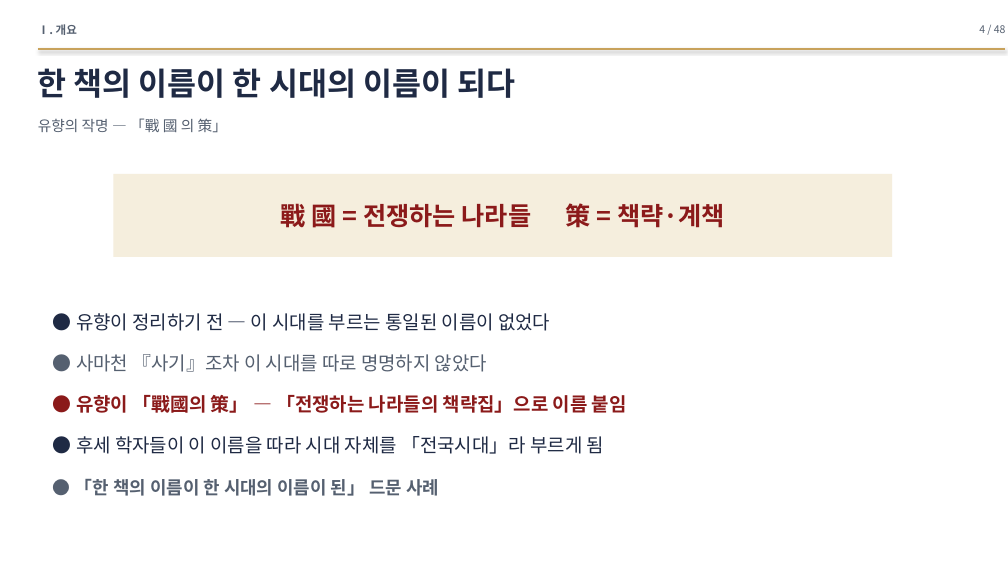
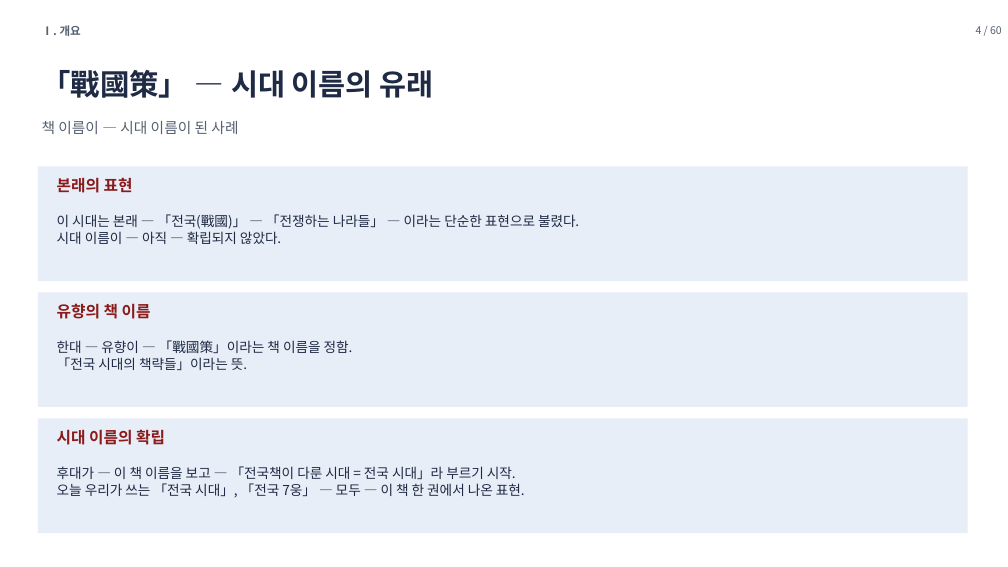
Before and after one commit to hpark1947/Oriental-Classics2, a slide deck: slide 4 of 발표자료/전국책.pptx. Drawn at 1008x567 pixels with LibreOffice and Linux fonts; fonts in the diff are those of the drawing. Boxes give left, top, right and bottom in pixels: in the first picture for what was removed or moved away, otherwise in the second. Text is boxed around its words. In the diff, an @@ line names an element or a change of style, - is before the commit and + after.

```diff
--- a/발표자료/전국책.pptx
+++ b/발표자료/전국책.pptx
@@ text "Ⅰ. 개요": place and size @@
-text "Ⅰ. 개요" at [38, 24, 77, 35]
+text "Ⅰ. 개요" at [42, 25, 81, 36]
@@ text at [976, 26, 1002, 34]: text changed @@
-4 / 48
+4 / 60
@@ line removed from (38, 49) to (1006, 49) @@
@@ text at [42, 70, 433, 98]: text changed; size 14 to 28 pt; text colour #556070 to #1F2A44; bold on @@
-유향의 작명 — 「戰 國 의 策」
+「戰國策」 — 시대 이름의 유래
@@ text at [42, 121, 238, 134]: text changed; size 30 to 14 pt; text colour #1F2A44 to #556070; bold off @@
-한 책의 이름이 한 시대의 이름이 되다
+책 이름이 — 시대 이름이 된 사례
@@ rectangle: place and size @@
-rectangle at [113, 174, 892, 257]
+rectangle at [38, 166, 968, 281]
@@ rectangle at [38, 166, 968, 281]: fill #F5EEDD to #E8EEF7 @@
@@ text added at [57, 177, 133, 193], 15 pt, text #8B1A1A, bold @@
+본래의 표현
@@ text "이 시대는 본래 — 「전국(戰國)」 ..." at [57, 214, 579, 244]: vertical alignment middle to top @@
@@ text at [57, 214, 579, 244]: text changed; size 24 to 13 pt; text colour #8B1A1A to #1F2A44; bold off @@
-戰 國 = 전쟁하는 나라들 策 = 책략·계책
+이 시대는 본래 — 「전국(戰國)」 — 「전쟁하는 나라들」 — 이라는 단순한 표현으로 불렸다.
+시대 이름이 — 아직 — 확립되지 않았다.
@@ rectangle added at [38, 293, 968, 408], fill #E8EEF7 @@
@@ text added at [57, 303, 151, 319], 15 pt, text #8B1A1A, bold @@
+유향의 책 이름
@@ text removed at [75, 313, 627, 496] @@
-● 유향이 정리하기 전 — 이 시대를 부르는 통일된 이름이 없었다
-● 사마천 『사기』조차 이 시대를 따로 명명하지 않았다
-● 유향이 「戰國의 策」 — 「전쟁하는 나라들의 책략집」으로 이름 붙임
-● 후세 학자들이 이 이름을 따라 시대 자체를 「전국시대」라 부르게 됨
-● 「한 책의 이름이 한 시대의 이름이 된」 드문 사례
@@ text added at [57, 340, 353, 370], 13 pt, text #1F2A44 @@
+한대 — 유향이 — 「戰國策」이라는 책 이름을 정함.
+「전국 시대의 책략들」이라는 뜻.
@@ rectangle added at [38, 418, 968, 533], fill #E8EEF7 @@
@@ text added at [57, 429, 165, 445], 15 pt, text #8B1A1A, bold @@
+시대 이름의 확립
@@ text added at [57, 466, 525, 497], 13 pt, text #1F2A44 @@
+후대가 — 이 책 이름을 보고 — 「전국책이 다룬 시대 = 전국 시대」라 부르기 시작.
+오늘 우리가 쓰는 「전국 시대」, 「전국 7웅」 — 모두 — 이 책 한 권에서 나온 표현.
```
Also in this commit, not shown: 3 other slides changed, 56 slides added, 44 slides removed, 2 other files.
